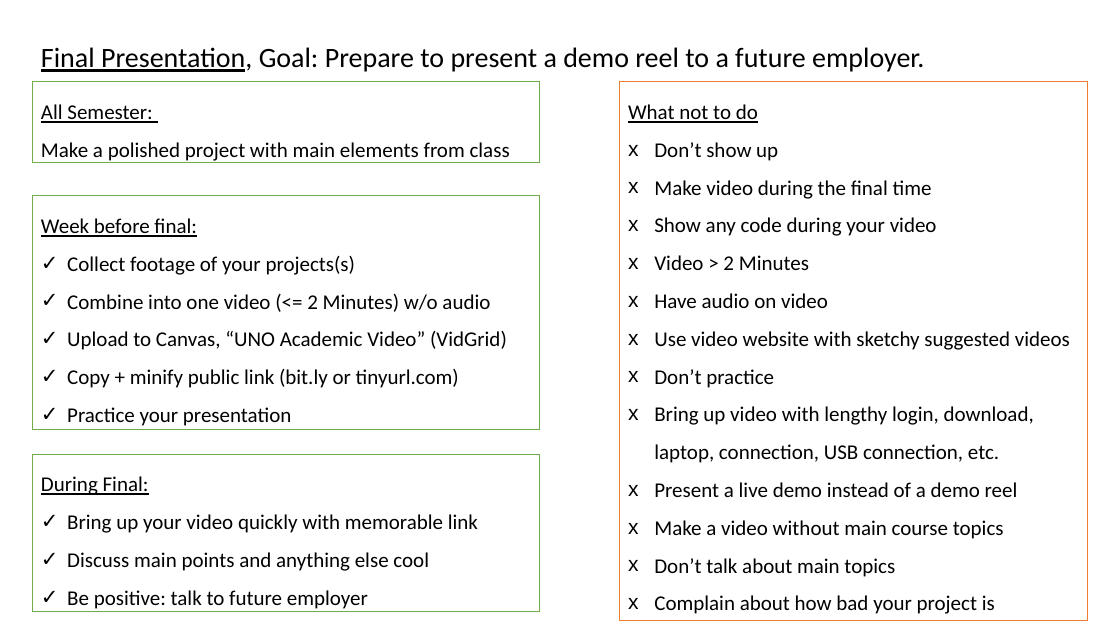
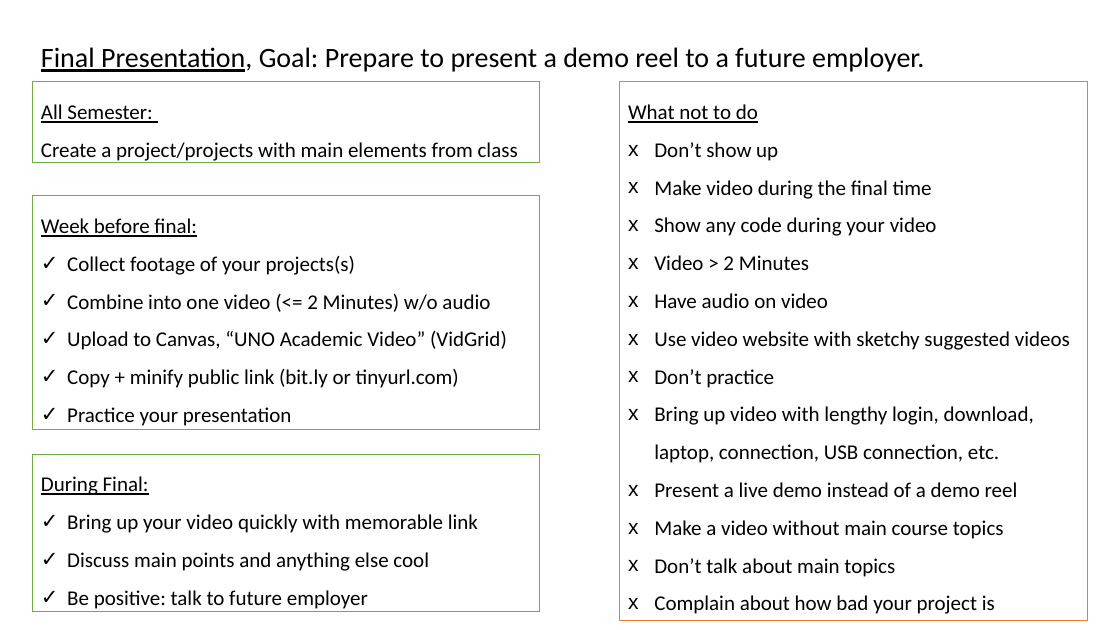
Before and after one commit to bricksphd/teaching, a slide deck: slide 1 of Support/FinalPresentation.pptx. Drawn at 1120x630 pixels with LibreOffice and Linux fonts; fonts in the diff are those of the drawing. Boxes give left, top, right and bottom in pixels: in the first picture for what was removed or moved away, otherwise in the second. Text is boxed around its words. In the diff, an @@ line names an element or a change of style, - is before the commit and + after.

```diff
--- a/Support/FinalPresentation.pptx
+++ b/Support/FinalPresentation.pptx
@@ text in rectangle at <box>41,142,518,163</box>: text changed @@
-Make a polished project with main elements from class
+Create a project/projects with main elements from class
```
